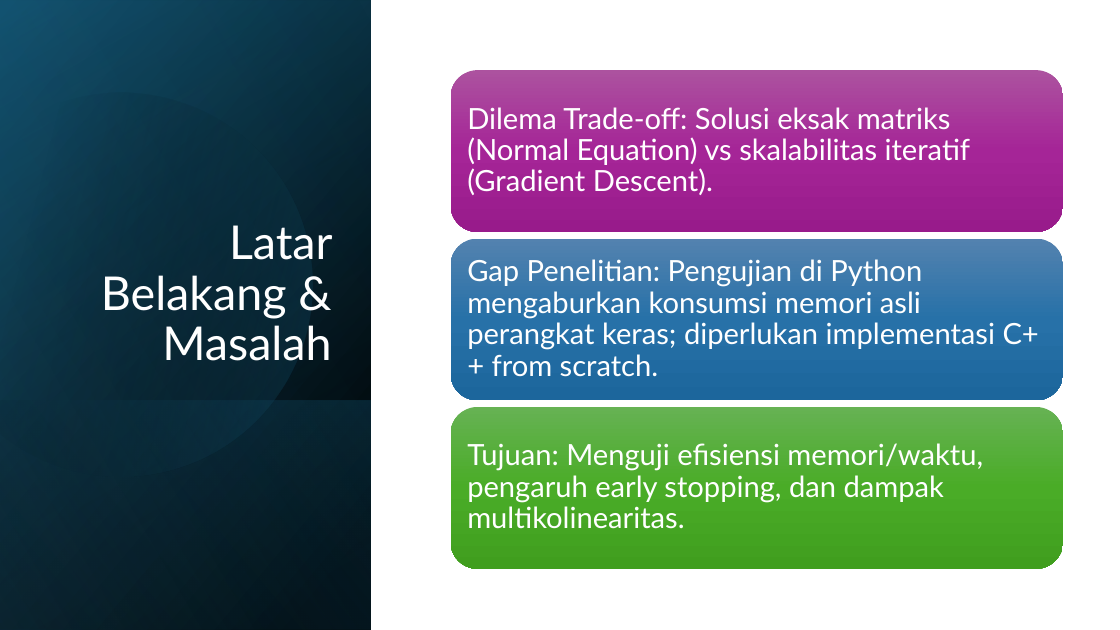
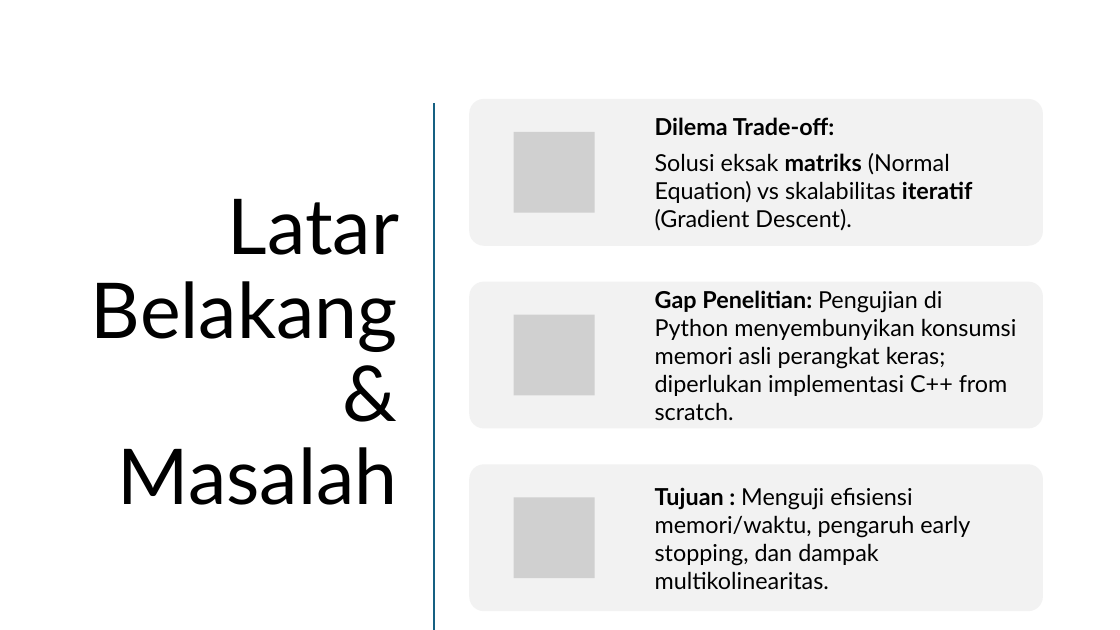
Before and after one commit to ddtambunan/DesainAlgoritmaLanjut, a slide deck: slide 2 of Slide/203012520014 _Dina Diana Tambunan_Slide.pptx. Drawn at 1120x630 pixels with LibreOffice and Linux fonts; fonts in the diff are those of the drawing; grey boxes stand for pictures. Boxes give left, top, right and bottom in pixels: in the first picture for what was removed or moved away, otherwise in the second. Text is boxed around its words. In the diff, an @@ line names an element or a change of style, - is before the commit and + after.

```diff
--- a/Slide/203012520014 _Dina Diana Tambunan_Slide.pptx
+++ b/Slide/203012520014 _Dina Diana Tambunan_Slide.pptx
@@ rectangle removed at box(0, 0, 371, 630) @@
@@ rectangle removed at box(0, 1, 371, 630) @@
@@ rectangle removed at box(0, 0, 371, 630) @@
@@ freeform shape removed at box(0, 47, 359, 515) @@
@@ title "Latar Belakang & Masalah": place and size @@
-title "Latar Belakang & Masalah" at box(101, 225, 333, 361)
+title "Latar Belakang & Masalah" at box(91, 198, 399, 505)
@@ title "Latar Belakang & Masalah" at box(91, 198, 399, 505): size 40 to 66 pt, text colour #FFFFFF to #000000; vertical alignment bottom to middle @@
@@ line added from (434, 104) to (434, 629), #E97132 2 pt @@
@@ rounded rectangle: place and size @@
-rounded rectangle at box(450, 70, 1063, 232)
+rounded rectangle at box(470, 99, 1044, 246)
@@ rounded rectangle at box(470, 99, 1044, 246): fill gradient #AC53A0 to #A62598 to #991C8B to #F2F2F2; proportions changed @@
@@ text at box(655, 117, 973, 230): text changed; size 25 to 20 pt; text colour #FFFFFF to #000000 @@
-Dilema Trade-off: Solusi eksak matriks (Normal Equation) vs skalabilitas iteratif (Gradient Descent).
+Dilema Trade-off:
+Solusi eksak matriks (Normal Equation) vs skalabilitas iteratif (Gradient Descent).
@@ picture added at box(514, 132, 595, 213) @@
@@ rounded rectangle: place and size @@
-rounded rectangle at box(450, 239, 1063, 401)
+rounded rectangle at box(470, 281, 1044, 429)
@@ rounded rectangle at box(470, 281, 1044, 429): fill gradient #5382AF to #2772A9 to #1D669C to #F2F2F2; proportions changed @@
@@ text at box(655, 290, 1017, 420): text changed; size 25 to 20 pt; text colour #FFFFFF to #000000 @@
-Gap Penelitian: Pengujian di Python mengaburkan konsumsi memori asli perangkat keras; diperlukan implementasi C++ from scratch.
+Gap Penelitian: Pengujian di Python menyembunyikan konsumsi memori asli perangkat keras; diperlukan implementasi C++ from scratch.
@@ picture added at box(514, 315, 595, 396) @@
@@ rectangle removed at box(0, 400, 371, 630) @@
@@ rounded rectangle: place and size @@
-rounded rectangle at box(450, 407, 1063, 569)
+rounded rectangle at box(470, 465, 1044, 612)
@@ rounded rectangle at box(470, 465, 1044, 612): fill gradient #66B354 to #4BAD28 to #409F1E to #F2F2F2; proportions changed @@
@@ picture added at box(514, 497, 595, 578) @@
@@ text at box(655, 487, 970, 589): text changed; size 25 to 20 pt; text colour #FFFFFF to #000000 @@
-Tujuan: Menguji efisiensi memori/waktu, pengaruh early stopping, dan dampak multikolinearitas.
+Tujuan : Menguji efisiensi memori/waktu, pengaruh early stopping, dan dampak multikolinearitas.
```
Also in this commit, not shown: 4 other slides changed.
